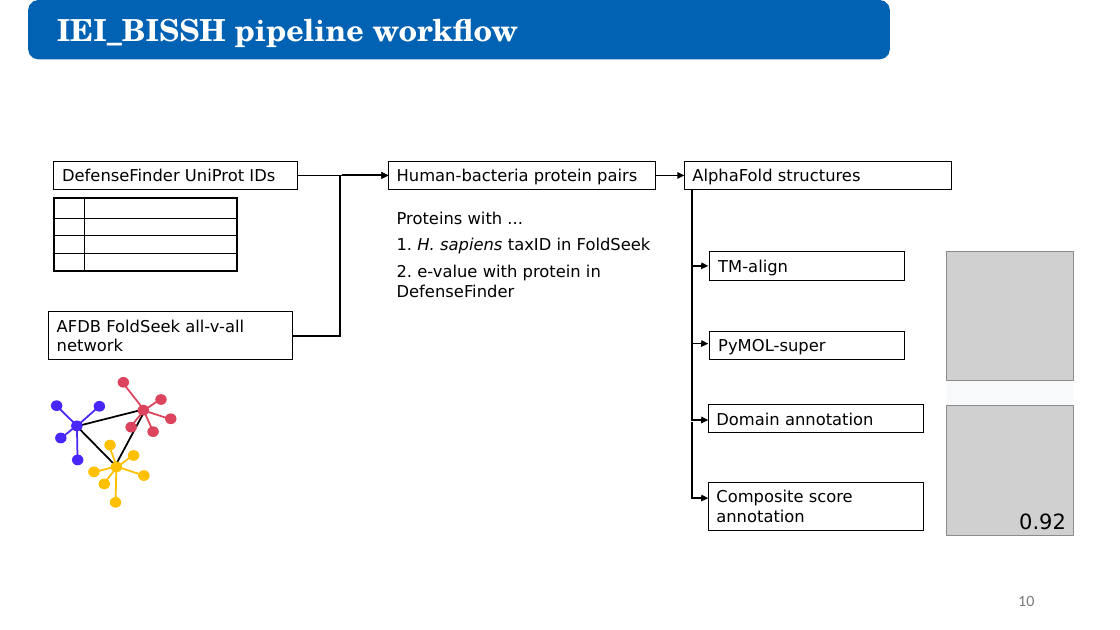
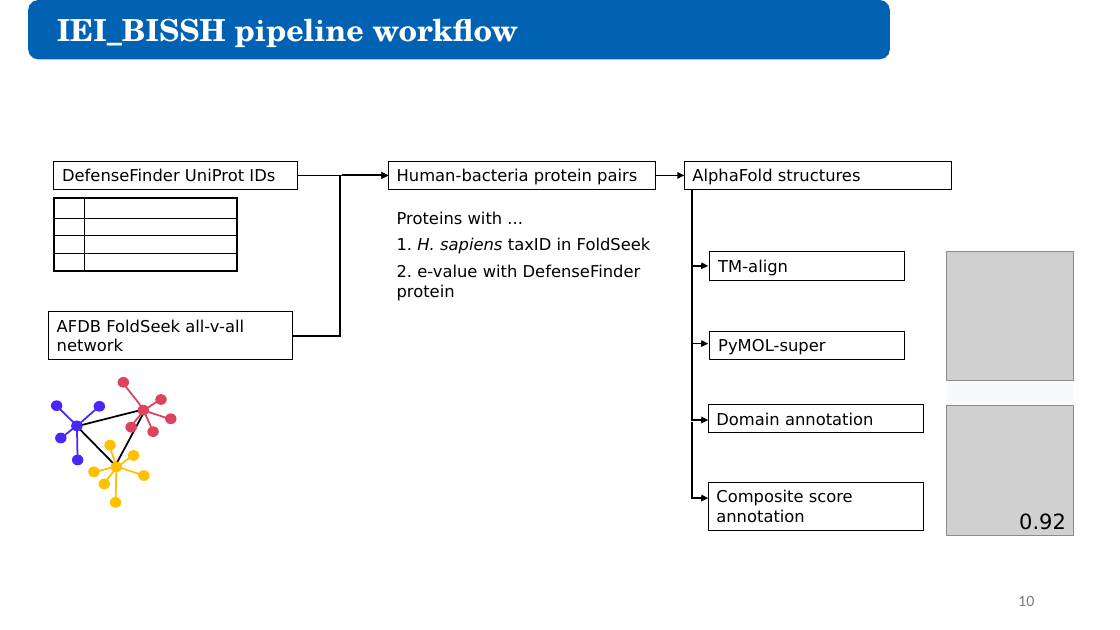
Before and after one commit to juliandeanmoran/BISSH, a slide deck: slide 10 of reports/2026-08-28_projectUpdate_3/2026-08-28_projectUpdate_3_jmoran.pptx. Drawn at 1120x630 pixels with LibreOffice and Linux fonts; fonts in the diff are those of the drawing; grey boxes stand for pictures. Boxes give left, top, right and bottom in pixels: in the first picture for what was removed or moved away, otherwise in the second. Text is boxed around its words. In the diff, an @@ line names an element or a change of style, - is before the commit and + after.

```diff
--- a/reports/2026-08-28_projectUpdate_3/2026-08-28_projectUpdate_3_jmoran.pptx
+++ b/reports/2026-08-28_projectUpdate_3/2026-08-28_projectUpdate_3_jmoran.pptx
@@ text at [397, 264, 641, 301]: text changed @@
-2. e-value with protein in DefenseFinder
+2. e-value with DefenseFinder protein
```
Also in this commit, not shown: 4 other slides changed.
